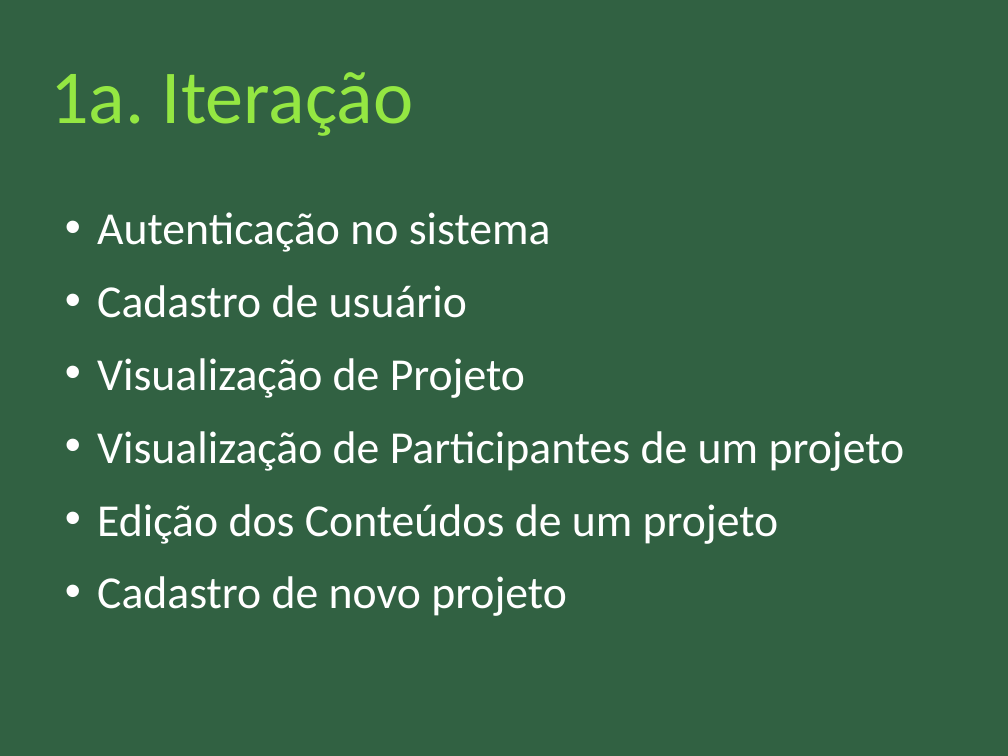
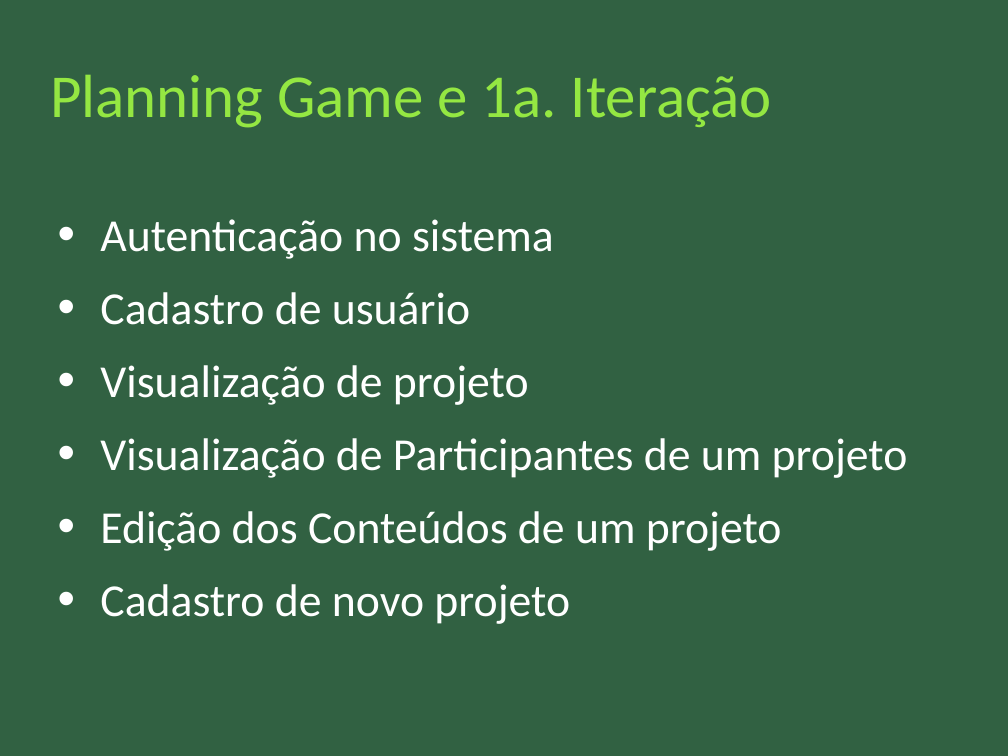
Before and after one commit to nathaliaspatricio/febracev, a slide deck: slide 27 of doc/atividades_psi/apresentacao_psi.odp (slide 7 before the commit). Drawn at 1008x756 pixels with LibreOffice and Linux fonts; fonts in the diff are those of the drawing. Boxes give left, top, right and bottom in pixels: in the first picture for what was removed or moved away, otherwise in the second. Text is boxed around its words. In the diff, an @@ line names an element or a change of style, - is before the commit and + after.

Commit message:
1a. apresentação ao PSI finalizada. Acréscimo da estrutura de projetos favoritos.

```diff
--- a/doc/atividades_psi/apresentacao_psi.odp
+++ b/doc/atividades_psi/apresentacao_psi.odp
@@ title at [50,74,772,128]: text changed; size 60 to 48 pt @@
-1a. Iteração
+Planning Game e 1a. Iteração
@@ text "Autenticação no sistema": place and size @@
-text "Autenticação no sistema" at [97,212,905,616]
+text "Autenticação no sistema" at [100,219,908,624]
@@ text at [100,365,529,405]: text changed @@
-• Visualização de Projeto
+• Visualização de projeto
```
Also in this commit, not shown: 5 other slides changed, 28 slides added, 2 slides removed, 6 other files.
